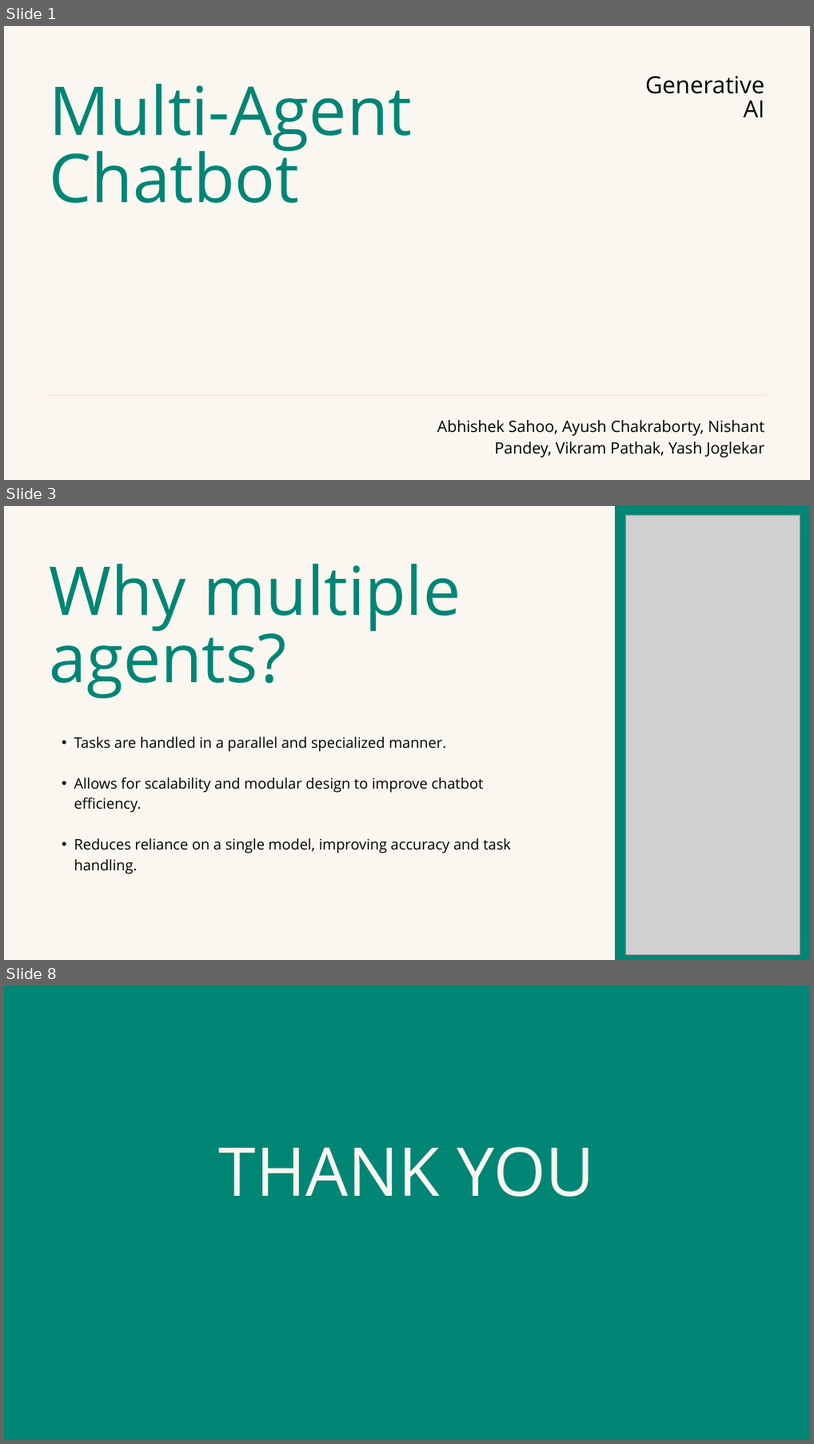
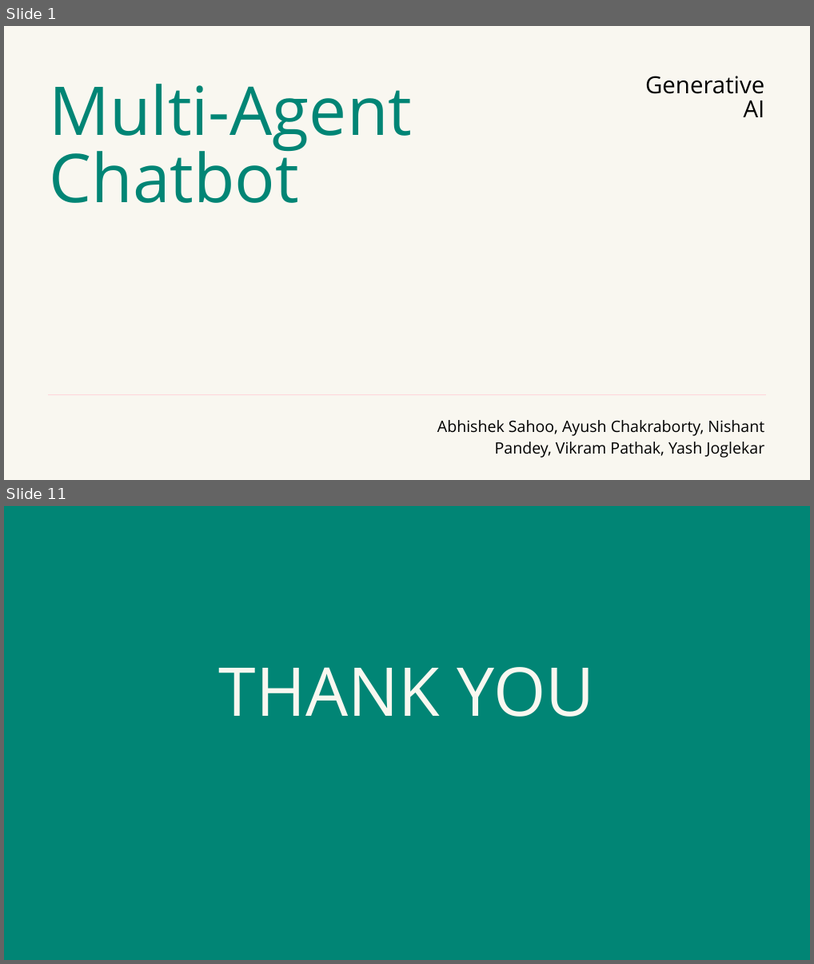
Before and after one commit to YASHBRO/GenAi-Final-Project, a slide deck: Multi-Agent Chatbot.pptx. Shown one above the other, each under a label of ours: slides 1, 3 and 8 before the commit, slides 1 and 11 after it; the slides between them are not shown. The pictures are 814x1444 and 814x964 pixels, drawn with LibreOffice and Linux fonts; fonts in the diff are those of the drawing; grey boxes stand for pictures. Boxes give left, top, right and bottom in pixels: in the first picture for what was removed or moved away, otherwise in the second. Text is boxed around its words. In the diff, an @@ line names an element or a change of style, - is before the commit and + after.

```diff
--- a/Multi-Agent Chatbot.pptx
+++ b/Multi-Agent Chatbot.pptx
@@ slide 3 removed at (4,506,810,960), background #F9F7F0 @@
@@ freeform shape removed at (615,506,810,960) @@
@@ picture removed at (626,515,800,955) @@
@@ text removed at (50,564,461,699) @@
-Why multiple agents?
@@ text removed at (74,736,511,874) @@
-  • Tasks are handled in a parallel and specialized manner.
-  • Allows for scalability and modular design to improve chatbot efficiency.
-  • Reduces reliance on a single model, improving accuracy and task handling.
@@ what was slide 8 is now slide 11 @@
```
Also in this commit, not shown: 2 slides changed, 7 slides added, 3 other slides removed.
